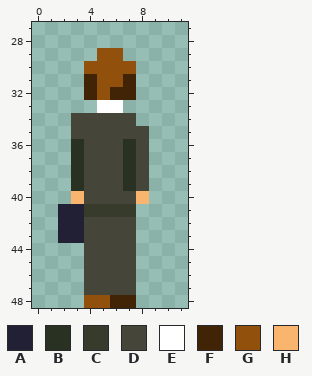
One commit to this pixel-art sprite: assets/graphics/klient garnitur/klient garnitur7.png. Above is the file before it was changed.
The file is 36x147 pixels, drawn in blocks of 3x3; one block is one cell here. Shown: x 0..11, y 27..48.
Palette (. is transparent): A #222034  B #293123  C #373b2c  D #454539  E #ffffff  F #412406  G #91510d  H #f9b56e
And afterwards:
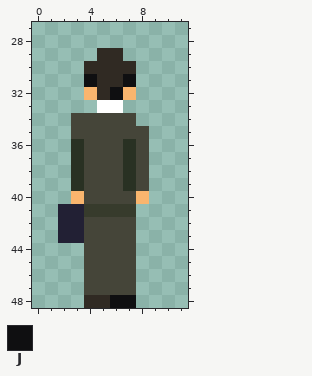
Colours new in this view: J #0f0f11
From old to new:
Colour G changes from #91510d to #302a23.
The author changed colour F to colour H in row 32 at x 4 and 7.
The author changed colour F to colour J in row 31 at x 4 and 7; in row 32 at x 6; in row 48 at x 6 to 7.
Boxes around the changes in both pictures, in picture pixels (x1, y1, x2, y2):
changed: (84, 48, 136, 100)
changed: (84, 295, 136, 308)
